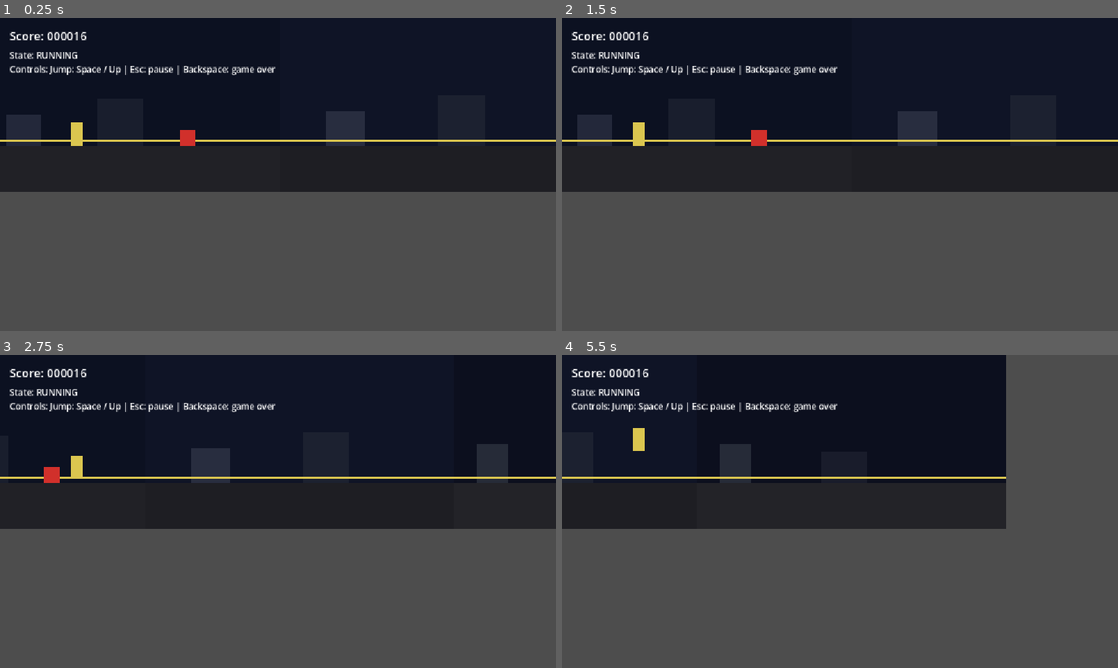
Above: before the commit, frames 1-4 (two rows, left to right).
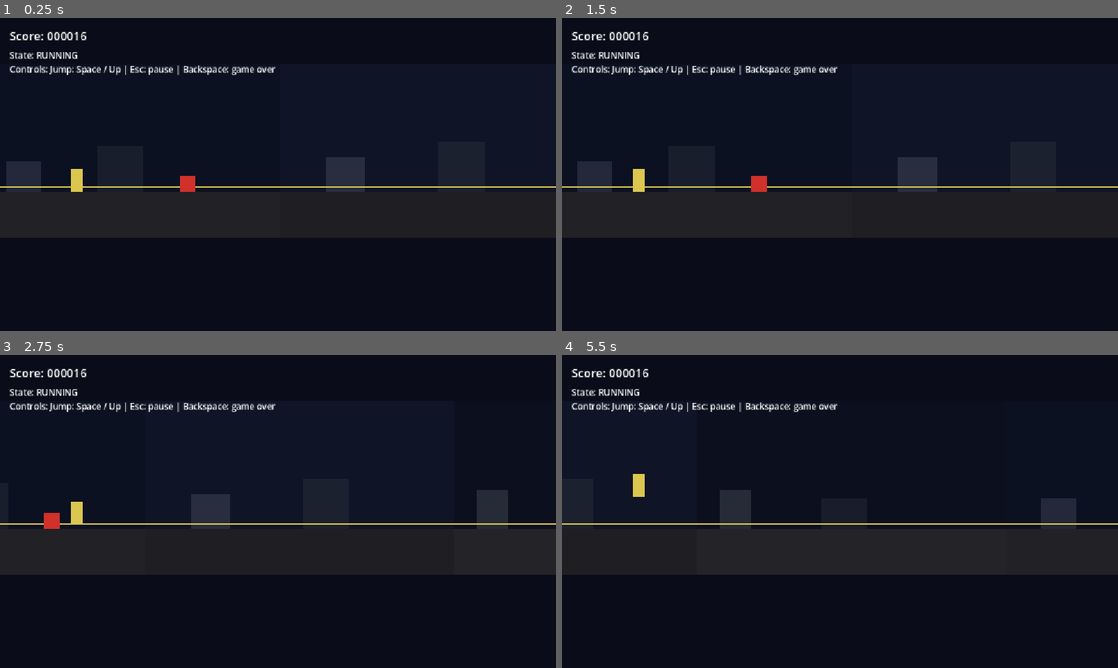
Above: after the commit, the same moments.

Repository: v-Kaefer/Take-Your-Pills
Game: Godot game, scene res://scenes/game/game.tscn
Same seed, same stepped clock (60 frames per second), same inputs: the game is played once before the commit and once after it.
Inputs:
- Up to frame 1 (0.25 s): no input
- Up to frame 2 (1.5 s): hold Up 0.53-1.25 s; tap Space (player_jump) at 0.77 s; click "Restart Run" at 1.25 s
- Up to frame 3 (2.75 s): hold Up from 2.03 s (still down); tap Space (player_jump) at 2.27 s
- Up to frame 4 (5.5 s): release Up at 2.78 s; hold Up 3.53-5.03 s; tap Space (player_jump) at 3.77, 4.52, 5.27 s

The runs differ from the first frame. In frame 1, 48% of the frame differs, in the area x 0-100%, y 29-100%; in frame 2, 48%; in frame 3, 48%; in frame 4, 57%, in the area x 0-100%, y 0-100%.

Commit message:
fix scenes separation and loop

Diff:
--- a/scenes/game/chunk_manager.gd
+++ b/scenes/game/chunk_manager.gd
@@ -9,6 +9,9 @@
 
 @export var scroll_speed: float = 240.0
 @export var chunk_width: float = 640.0
+@export var chunk_overlap_px: float = 32.0
+@export var spawn_buffer_px: float = 256.0
+@export var recycle_buffer_px: float = 128.0
 @export var initial_chunk_count: int = 3
 
 var scrolling_enabled: bool = false
@@ -17,8 +20,6 @@
 
 
 func _ready() -> void:
-	RunSignals.request_next_chunk.connect(_on_request_next_chunk)
-	RunSignals.chunk_exited_screen.connect(_on_chunk_exited_screen)
 	reset_run()
 
 
@@ -38,8 +39,13 @@
 	scrolling_enabled = false
 	_spawn_cursor = 0
 	_clear_chunks()
-	for index in range(initial_chunk_count):
+	var chunk_count: int = initial_chunk_count
+	var required_chunks: int = _required_initial_chunks()
+	if required_chunks > chunk_count:
+		chunk_count = required_chunks
+	for index in range(chunk_count):
 		_spawn_chunk(Vector2(chunk_width * index, 0.0))
+	_ensure_chunk_buffer()
 
 
 func set_scroll_speed(value: float) -> void:
@@ -54,29 +60,8 @@
 	for chunk in _active_chunks:
 		chunk.position.x -= displacement
 
-
-func _on_request_next_chunk(chunk: Node) -> void:
-	if not scrolling_enabled:
-		return
-
-	if _active_chunks.is_empty():
-		return
-
-	var tail_chunk := _get_tail_chunk()
-	if chunk != tail_chunk:
-		return
-
-	call_deferred("_spawn_chunk", Vector2(_get_rightmost_x() + chunk_width, 0.0))
-
-
-func _on_chunk_exited_screen(chunk: Node) -> void:
-	var typed_chunk := chunk as Node2D
-	if typed_chunk == null:
-		return
-
-	if _active_chunks.has(typed_chunk):
-		_active_chunks.erase(typed_chunk)
-		typed_chunk.queue_free()
+	_recycle_offscreen_chunks()
+	_ensure_chunk_buffer()
 
 
 func _spawn_chunk(spawn_position: Vector2) -> void:
@@ -91,6 +76,28 @@
 	_active_chunks.append(chunk)
 
 
+func _ensure_chunk_buffer() -> void:
+	if CHUNK_SCENES.is_empty():
+		return
+
+	var viewport_width := _get_viewport_width()
+	var right_edge_limit := viewport_width + spawn_buffer_px
+	while _get_rightmost_edge() < right_edge_limit:
+		_spawn_chunk(Vector2(_get_rightmost_edge() - chunk_overlap_px, 0.0))
+
+
+func _recycle_offscreen_chunks() -> void:
+	var to_remove: Array[Node2D] = []
+	for chunk in _active_chunks:
+		if chunk.position.x + chunk_width < -recycle_buffer_px:
+			to_remove.append(chunk)
+
+	for chunk in to_remove:
+		_active_chunks.erase(chunk)
+		if is_instance_valid(chunk):
+			chunk.queue_free()
+
+
 func _clear_chunks() -> void:
 	for chunk in _active_chunks:
 		if is_instance_valid(chunk):
@@ -99,25 +106,28 @@
 	_active_chunks.clear()
 
 
-func _get_tail_chunk() -> Node2D:
-	if _active_chunks.is_empty():
-		return null
-
-	var tail_chunk := _active_chunks[0]
-	for chunk in _active_chunks:
-		if chunk.position.x > tail_chunk.position.x:
-			tail_chunk = chunk
-
-	return tail_chunk
-
-
-func _get_rightmost_x() -> float:
+func _get_rightmost_edge() -> float:
 	if _active_chunks.is_empty():
 		return 0.0
 
-	var rightmost_x := _active_chunks[0].position.x
+	var rightmost_x := _active_chunks[0].position.x + chunk_width
 	for chunk in _active_chunks:
-		if chunk.position.x > rightmost_x:
-			rightmost_x = chunk.position.x
+		var chunk_edge := chunk.position.x + chunk_width
+		if chunk_edge > rightmost_x:
+			rightmost_x = chunk_edge
 
 	return rightmost_x
+
+
+func _get_viewport_width() -> float:
+	var viewport := get_viewport()
+	if viewport == null:
+		return chunk_width * float(initial_chunk_count)
+
+	return viewport.get_visible_rect().size.x
+
+
+func _required_initial_chunks() -> int:
+	var viewport_width := _get_viewport_width()
+	var required_width := viewport_width + spawn_buffer_px
+	return int(ceil(required_width / chunk_width)) + 1
--- a/scenes/game/chunks/chunk_a.tscn
+++ b/scenes/game/chunks/chunk_a.tscn
@@ -43,7 +43,7 @@
 shape = SubResource("1")
 
 [node name="TriggerNext" type="Area2D" parent="."]
-position = Vector2(576, 240)
+position = Vector2(512, 240)
 
 [node name="CollisionShape2D" type="CollisionShape2D" parent="TriggerNext"]
 shape = SubResource("2")
--- a/scenes/game/chunks/chunk_b.tscn
+++ b/scenes/game/chunks/chunk_b.tscn
@@ -42,7 +42,7 @@
 shape = SubResource("1")
 
 [node name="TriggerNext" type="Area2D" parent="."]
-position = Vector2(576, 240)
+position = Vector2(512, 240)
 
 [node name="CollisionShape2D" type="CollisionShape2D" parent="TriggerNext"]
 shape = SubResource("2")
--- a/scenes/game/chunks/chunk_c.tscn
+++ b/scenes/game/chunks/chunk_c.tscn
@@ -42,7 +42,7 @@
 shape = SubResource("1")
 
 [node name="TriggerNext" type="Area2D" parent="."]
-position = Vector2(576, 240)
+position = Vector2(512, 240)
 
 [node name="CollisionShape2D" type="CollisionShape2D" parent="TriggerNext"]
 shape = SubResource("2")
--- a/scenes/game/game.tscn
+++ b/scenes/game/game.tscn
@@ -8,7 +8,19 @@
 [node name="Game" type="Node2D"]
 script = ExtResource("1")
 
+[node name="Backdrop" type="CanvasLayer" parent="."]
+layer = -1
+
+[node name="ColorRect" type="ColorRect" parent="Backdrop"]
+anchors_preset = 15
+anchor_right = 1.0
+anchor_bottom = 1.0
+grow_horizontal = 2
+grow_vertical = 2
+color = Color(0.04, 0.05, 0.1, 1)
+
 [node name="World" type="Node2D" parent="."]
+position = Vector2(0, 96)
 
 [node name="Player" parent="World" instance=ExtResource("2")]
 position = Vector2(160, 240)
